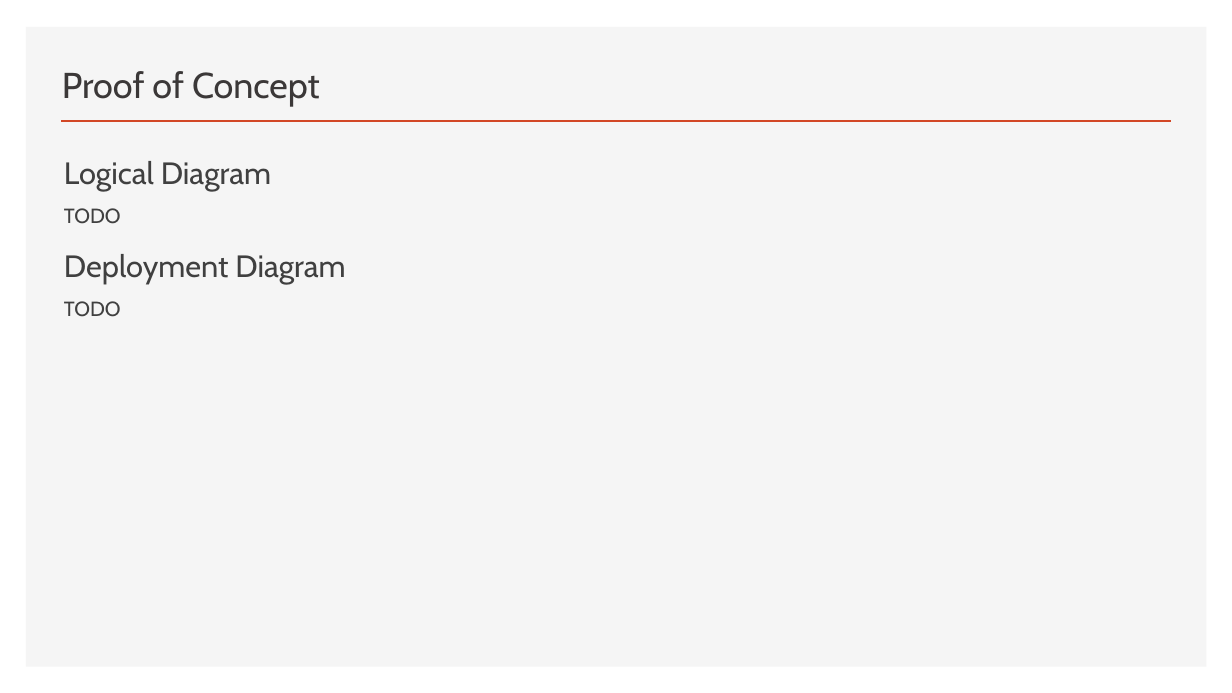
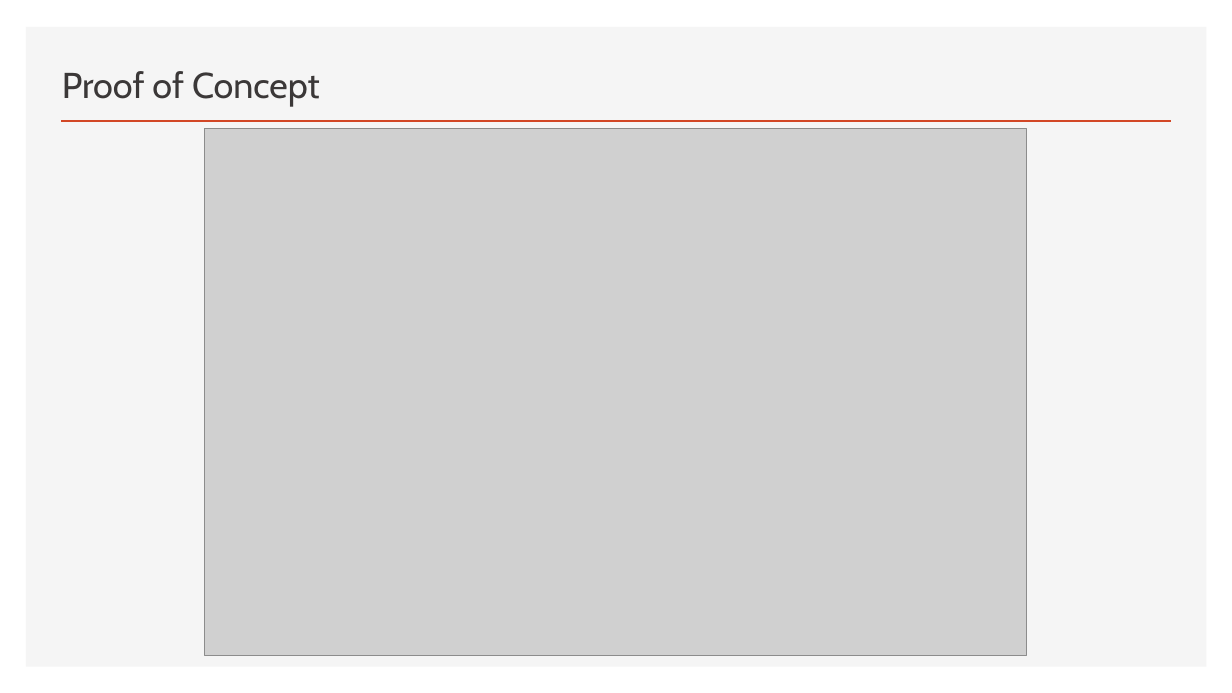
Before and after one commit to brianperera/EasyMaintain, a slide deck: slide 19 of Documents/MicroServices.pptx (slide 16 before the commit). Drawn at 1232x693 pixels with LibreOffice and Linux fonts; fonts in the diff are those of the drawing; grey boxes stand for pictures. Boxes give left, top, right and bottom in pixels: in the first picture for what was removed or moved away, otherwise in the second. Text is boxed around its words. In the diff, an @@ line names an element or a change of style, - is before the commit and + after.

```diff
--- a/Documents/MicroServices.pptx
+++ b/Documents/MicroServices.pptx
@@ picture added at (204, 128, 1027, 655) @@
@@ text removed at (64, 161, 345, 317) @@
-Logical Diagram
-TODO
-Deployment Diagram
-TODO
```
Also in this commit, not shown: 4 other slides changed, 10 slides added, 7 slides removed.
